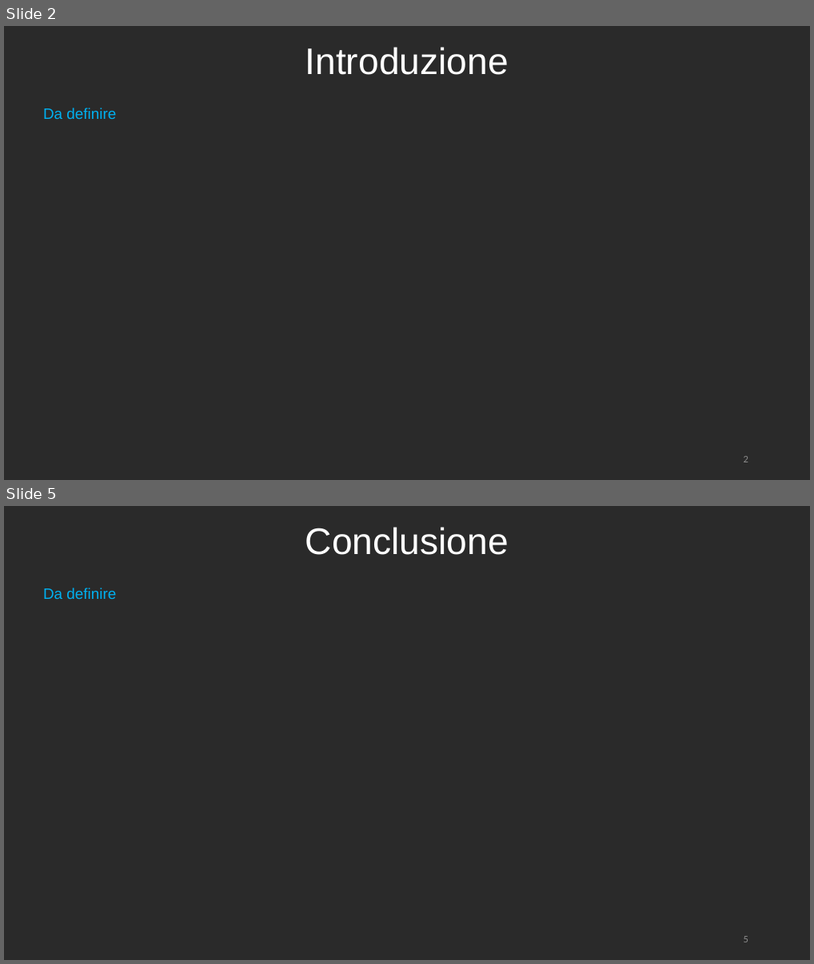
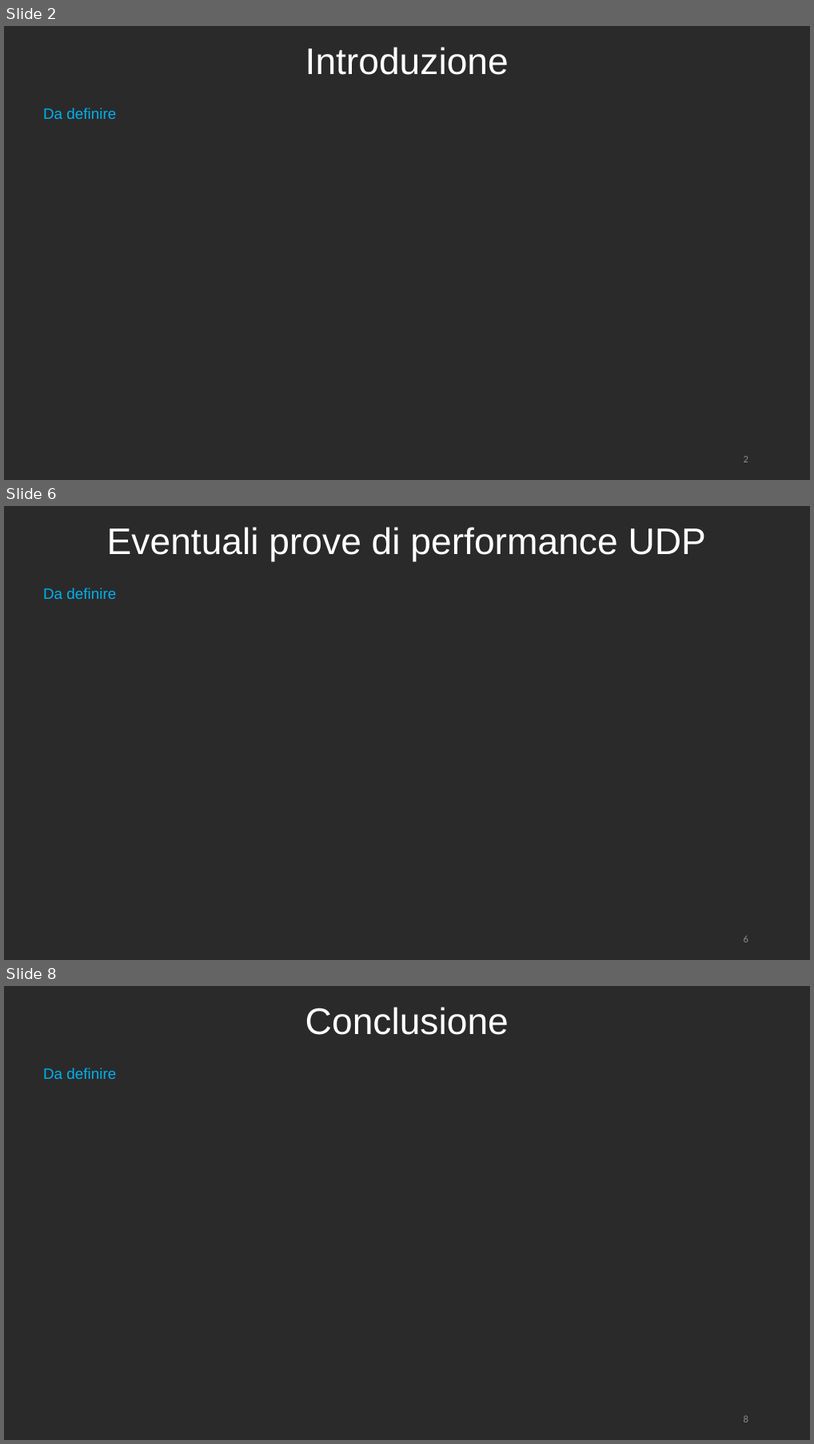
Before and after one commit to RetiCalc-Unibo/progetto3, a slide deck: Presentazione.pptx. Shown one above the other, each under a label of ours: slides 2 and 5 before the commit, slides 2, 6 and 8 after it; the slides between them are not shown. The pictures are 814x964 and 814x1444 pixels, drawn with LibreOffice and Linux fonts; fonts in the diff are those of the drawing. Boxes give left, top, right and bottom in pixels: in the first picture for what was removed or moved away, otherwise in the second. Text is boxed around its words. In the diff, an @@ line names an element or a change of style, - is before the commit and + after.

Commit message:
Aggiornata la presentazione, vedere descrizione per altro
Manca l'introduzione (da fare dopo aver fatto sia il programma UDP che TCP, in modo da raccogliere gli eventuali problemi in un'unica slide).
Mancano i test di performance del programma UDP.
Manca (ovviamente) il codice di tutto il programma TCP.
Mancano i test di performance del programma TCP.
Mancano le conclusioni (da fare sempre dopo aver fatto sia il programma UDP che TCP).

```diff
--- a/Presentazione.pptx
+++ b/Presentazione.pptx
@@ slide 6 added at [4, 506, 810, 960], background #2A2A2A @@
@@ title added at [107, 527, 706, 561], 44 pt, text #FFFFFF @@
+Eventuali prove di performance UDP
@@ text added at [43, 588, 116, 599], 18 pt, text #00B0F0 @@
+Da definire
@@ page number added at [744, 935, 749, 942], 12 pt, text #8C8C8C @@
+6
@@ what was slide 5 is now slide 8 @@
```
Also in this commit, not shown: 1 slide changed, 2 other slides added, 1 other file.
